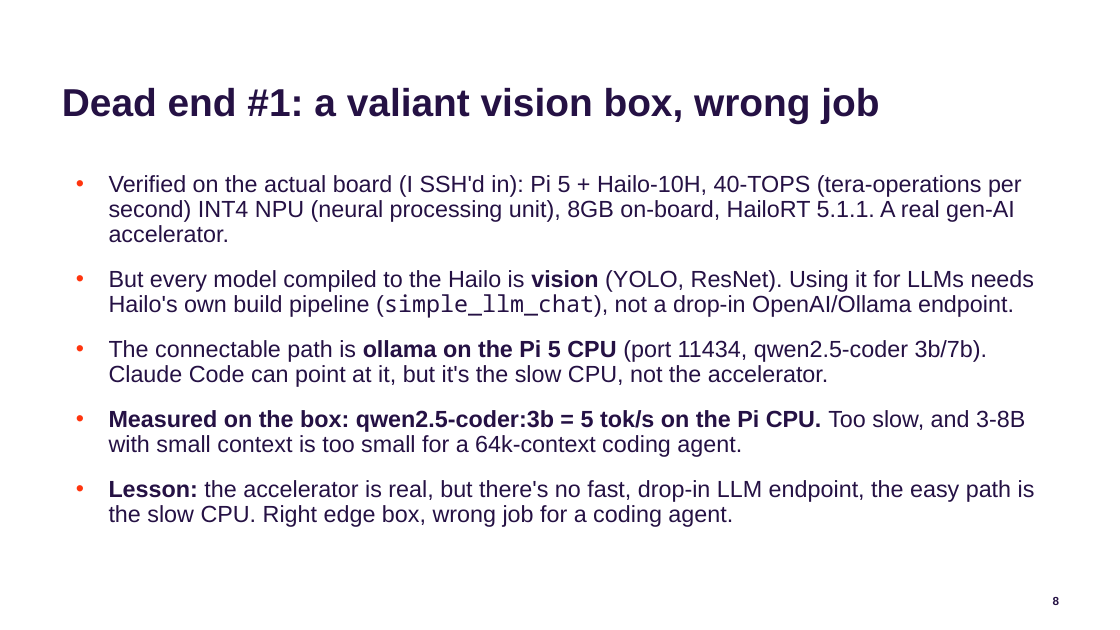
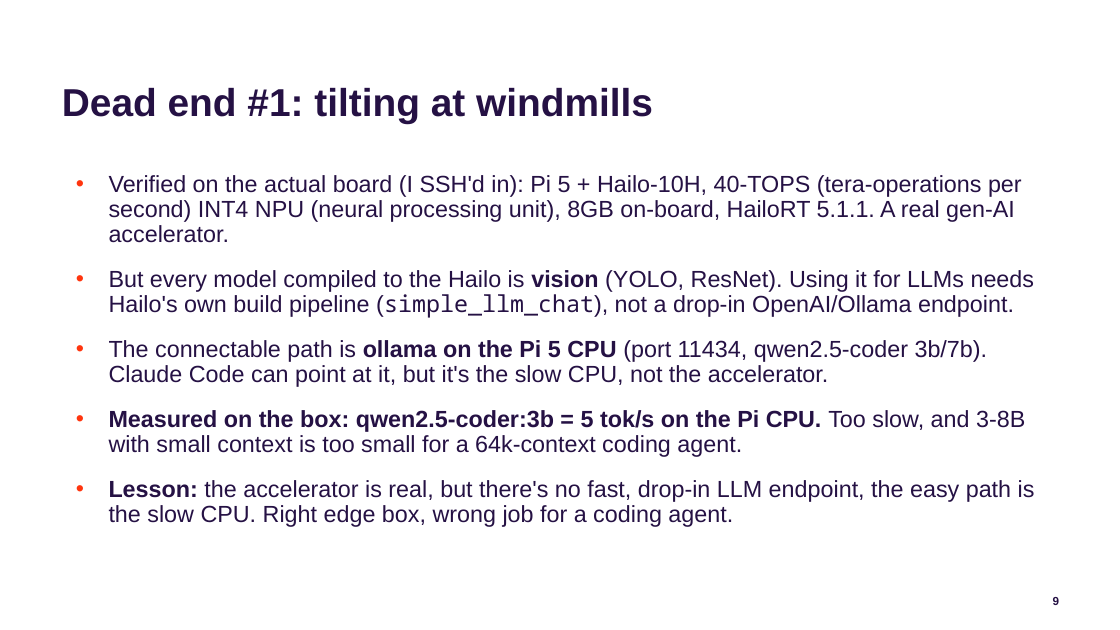
Before and after one commit to jconnolly/local-llm-pi5, a slide deck: slide 9 of local-llm-datasociety.pptx (slide 8 before the commit). Drawn at 1120x630 pixels with LibreOffice and Linux fonts; fonts in the diff are those of the drawing; background and template pictures are left out. Boxes give left, top, right and bottom in pixels: in the first picture for what was removed or moved away, otherwise in the second. Text is boxed around its words. In the diff, an @@ line names an element or a change of style, - is before the commit and + after.

```diff
--- a/local-llm-datasociety.pptx
+++ b/local-llm-datasociety.pptx
@@ title at [62, 87, 653, 123]: text changed @@
-Dead end #1: a valiant vision box, wrong job
+Dead end #1: tilting at windmills
```
Also in this commit, not shown: 2 other slides changed, 1 slide added, 5 other files.
